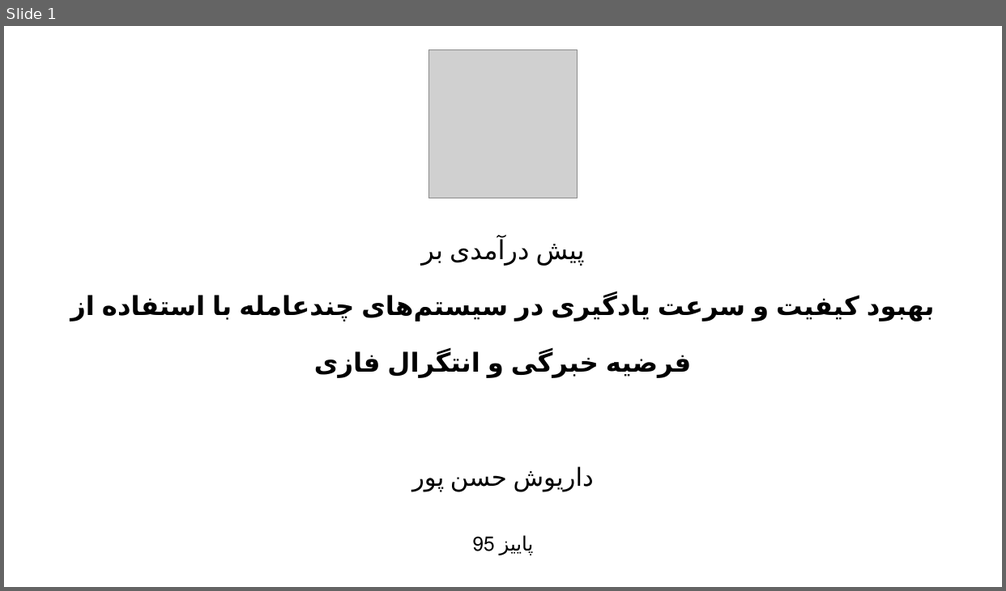
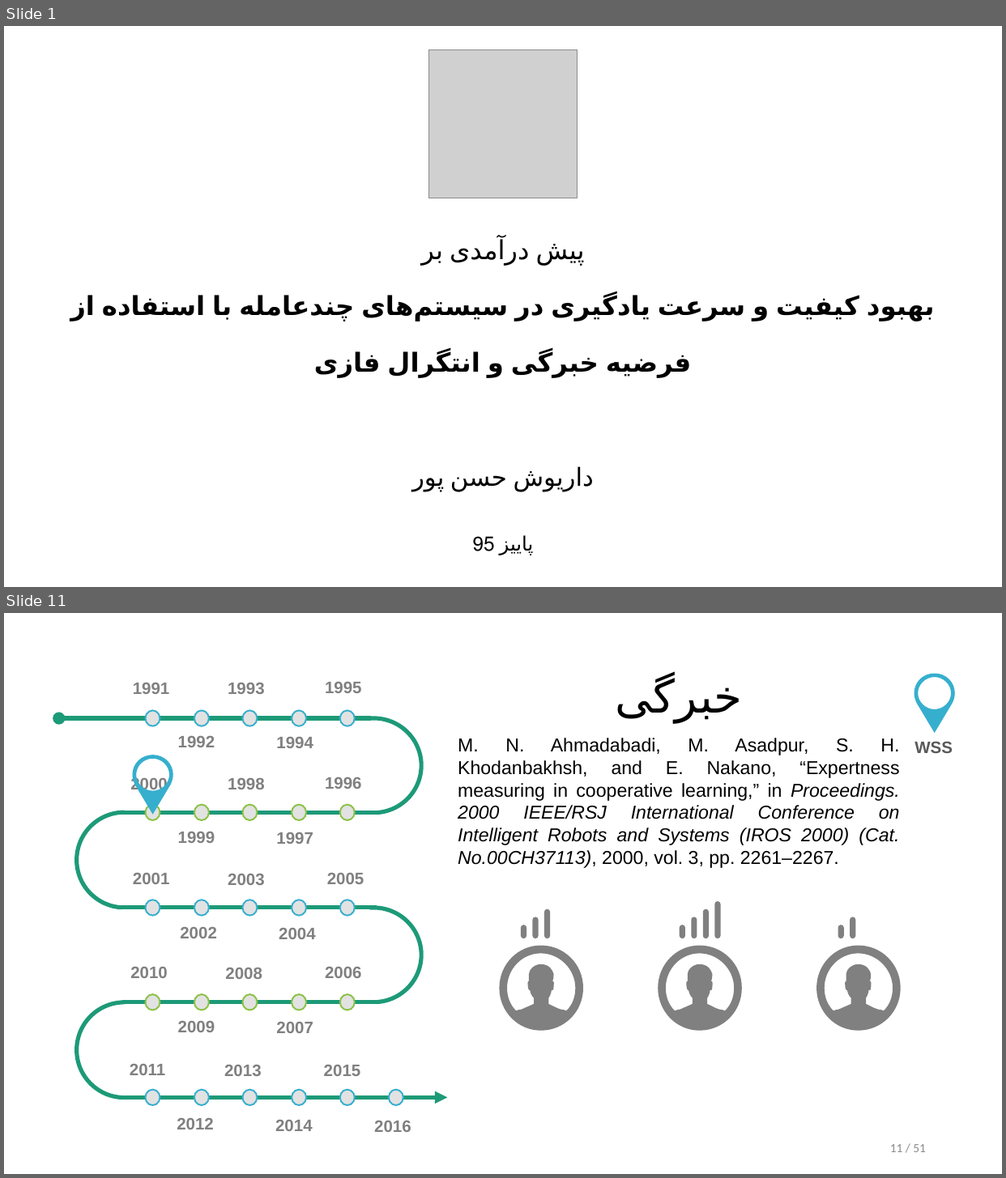
Before and after one commit to alphamarket/defence.pres, a slide deck: defence.pptx. Shown one above the other, each under a label of ours: slide 1 before the commit, slides 1 and 11 after it; the slides between them are not shown. The pictures are 1006x591 and 1006x1178 pixels, drawn with LibreOffice and Linux fonts; fonts in the diff are those of the drawing; grey boxes stand for pictures. Boxes give left, top, right and bottom in pixels: in the first picture for what was removed or moved away, otherwise in the second. Text is boxed around its words. In the diff, an @@ line names an element or a change of style, - is before the commit and + after.

```diff
--- a/defence.pptx
+++ b/defence.pptx
@@ slide 11 added at <box>4,613,1002,1174</box>, background #FFFFFF @@
@@ title added at <box>616,676,743,723</box>, 44 pt, text #000000 @@
+خبرگی
@@ freeform shape added at <box>914,674,955,734</box>, fill #36AFCE @@
@@ freeform shape added at <box>133,756,173,815</box>, fill #36AFCE @@
@@ text added at <box>458,738,900,868</box>, 18 pt, text #000000 @@
+M. N. Ahmadabadi, M. Asadpur, S. H. Khodanbakhsh, and E. Nakano, “Expertness measuring in cooperative learning,” in Proceedings. 2000 IEEE/RSJ International Conference on Intelligent Robots and Systems (IROS 2000) (Cat. No.00CH37113), 2000, vol. 3, pp. 2261–2267.
@@ text added at <box>914,741,953,753</box>, 16 pt, text #595959, bold @@
+WSS
@@ freeform shape added at <box>521,901,562,939</box>, fill #808080 @@
@@ rectangle added at <box>552,897,591,941</box>, fill #FFFFFF @@
@@ freeform shape added at <box>680,901,720,939</box>, fill #808080 @@
@@ freeform shape added at <box>838,901,879,939</box>, fill #808080 @@
@@ rectangle added at <box>857,897,908,941</box>, fill #FFFFFF @@
@@ freeform shape added at <box>500,945,583,1031</box>, fill #808080 @@
@@ freeform shape added at <box>658,945,742,1031</box>, fill #808080 @@
@@ freeform shape added at <box>817,945,901,1031</box>, fill #808080 @@
@@ group added at <box>58,682,447,1132</box>: 26 texts, 26 ellipses, 4 arc (boxed as its full ellipse)s, 3 lines, 2 arrows @@
+1991
+1992
+1993
+1994
+1995
+2000
+1999
+1998
+1997
+1996
+2001
+2002
+2003
+2004
+2005
+2010
+2009
+2008
+2007
+2006
+2011
+2012
+2013
+2014
+2015
+2016
@@ page number added at <box>890,1144,926,1152</box>, 12 pt, text #8C8C8C @@
+11 / 51
```
Also in this commit, not shown: 3 slides changed, 47 other slides added.
